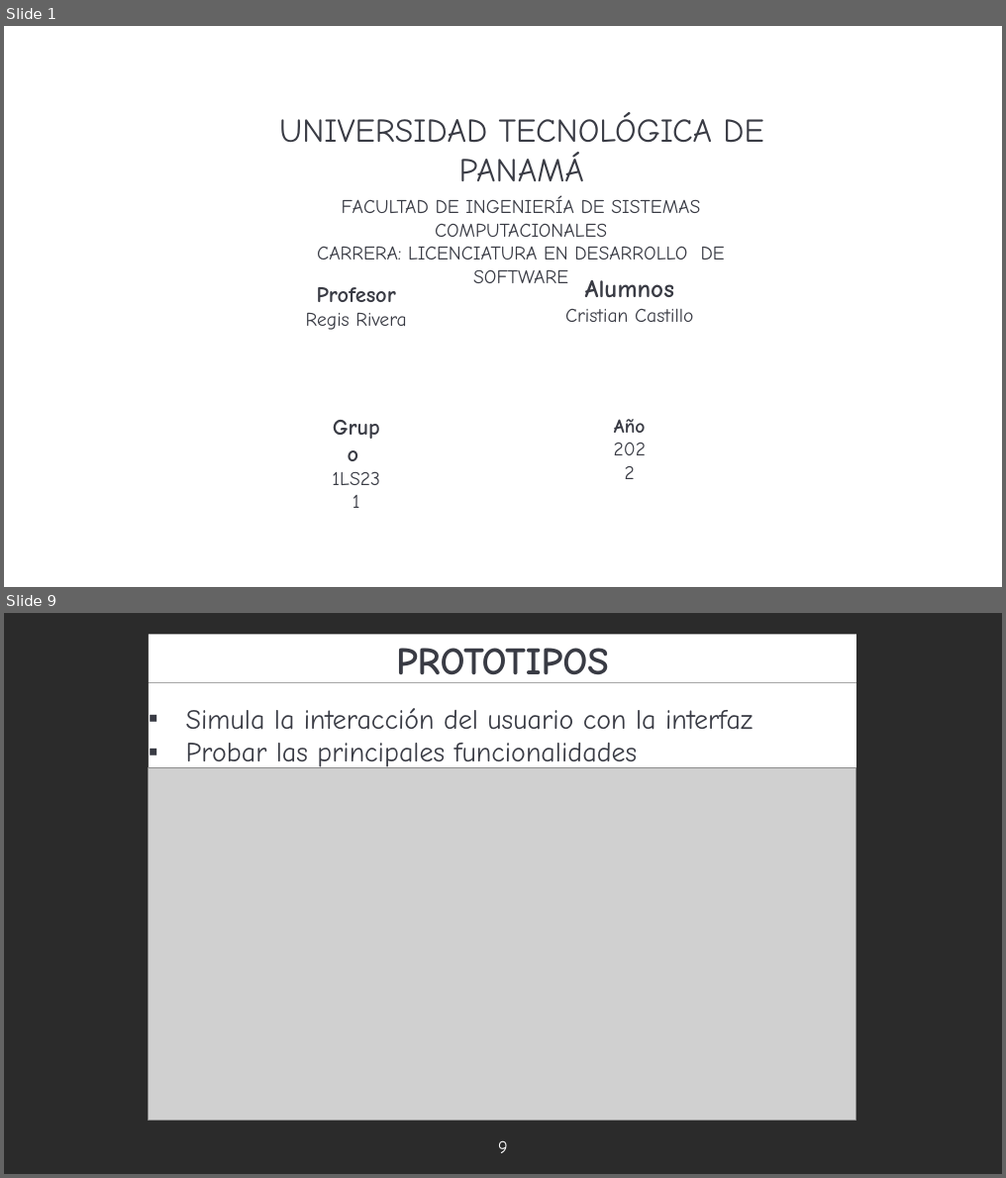
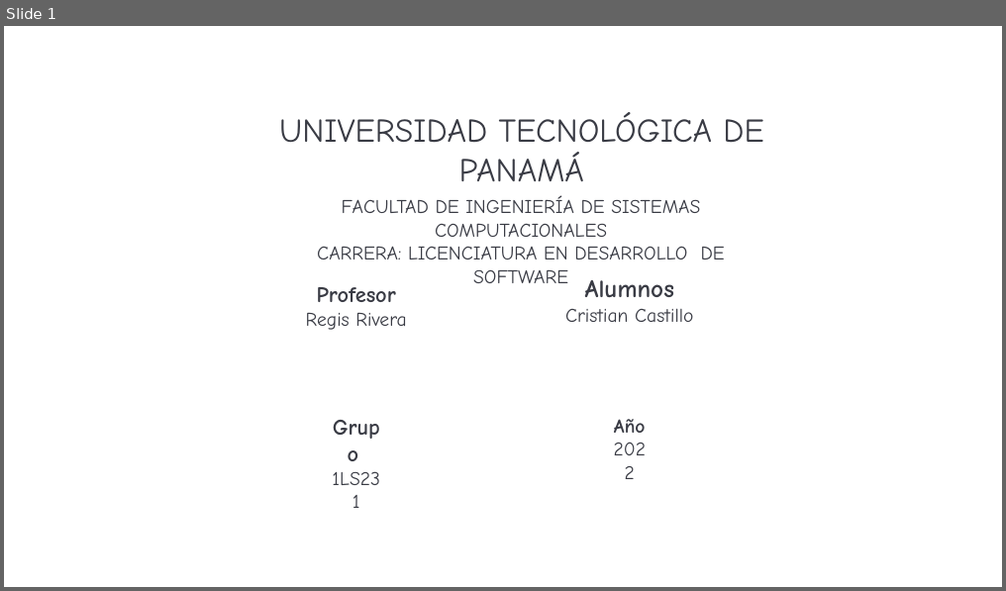
Before and after one commit to Cristian1234567890/Curso-DS7, a slide deck: Proyectos/Proyecto-Final/project/Presentacion proyecto final .pptx. Shown one above the other, each under a label of ours: slides 1 and 9 before the commit, slide 1 after it; the slides between them are not shown. The pictures are 1006x1178 and 1006x591 pixels, drawn with LibreOffice and Linux fonts; fonts in the diff are those of the drawing; grey boxes stand for pictures; background and template pictures are left out; a plain dark background stands for a picture behind light text. Boxes give left, top, right and bottom in pixels: in the first picture for what was removed or moved away, otherwise in the second. Text is boxed around its words. In the diff, an @@ line names an element or a change of style, - is before the commit and + after.

```diff
--- a/Proyectos/Proyecto-Final/project/Presentacion proyecto final .pptx
+++ b/Proyectos/Proyecto-Final/project/Presentacion proyecto final .pptx
@@ slide 9 removed at [4,613,1002,1174], background picture (left out) @@
@@ title removed at [149,634,857,683] @@
-PROTOTIPOS
@@ rectangle removed at [149,683,857,767] @@
-▪ Simula la interacción del usuario con la interfaz
-▪ Probar las principales funcionalidades
@@ freeform shape removed at [426,742,580,766] @@
@@ picture removed at [149,768,857,1120] @@
@@ page number removed at [498,1141,508,1154] @@
-9
```
Also in this commit, not shown: 5 slides added, 8 other slides removed, 13 other files.
